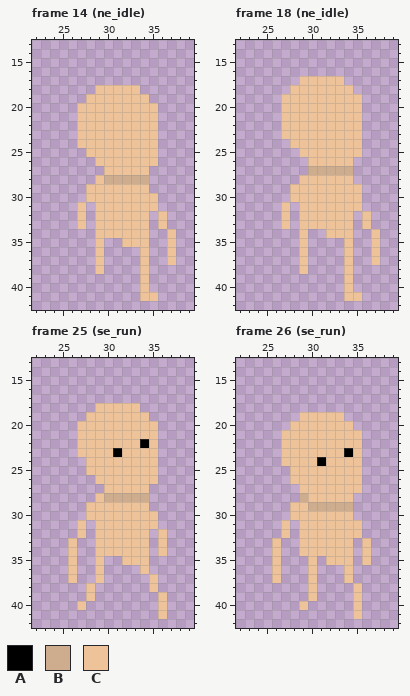
Pixel-art file -- Assets/Sprites/Player/Simple Pete.aseprite. That is the earlier state.
64x64 pixels, 60 frames. Colours within 5 levels of each other are drawn and written as one. Shown: frame 14 (ne_idle): x 22..39, y 13..42; frame 18 (ne_idle): x 22..39, y 13..42; frame 25 (se_run): x 22..39, y 13..42; frame 26 (se_run): x 22..39, y 13..42. The commit also changed other frames, which this record leaves out.
Visible layers, top first: "Head", "Body".
Palette (. is transparent): A #000000  B #cead8f  C #eec39a
Pixels before, frame 14 (ne_idle), first column x 27:
18 ..CCCCC....
19 .CCCCCCC...
20 CCCCCCCCC..
21 CCCCCCCCC..
22 CCCCCCCCC..
23 CCCCCCCCC..
24 CCCCCCCCC..
25 .CCCCCCCC..
26 ..CCCCCCC..
27 ...CCCCC...
28 ..CBBBBB...
29 .CCCCCCC...
30 .CCCCCCCC..
31 C.CCCCCCC..
32 C.CCCCCC.C.
33 C.CCCCCC.C.
34 ..CCCCCC..C
35 ..C..CCC..C
36 ..C....C..C
37 ..C....C..C
38 ..C....C...
39 .......C...
40 .......C...
41 .......CC..
Pixels before, frame 18 (ne_idle), first column x 27:
17 ..CCCCC....
18 .CCCCCCC...
19 CCCCCCCCC..
20 CCCCCCCCC..
21 CCCCCCCCC..
22 CCCCCCCCC..
23 CCCCCCCCC..
24 .CCCCCCCC..
25 ..CCCCCCC..
26 ...CCCCC...
27 ...BBBBB...
28 ..CCCCCC...
29 .CCCCCCCC..
30 .CCCCCCCC..
31 C.CCCCCCC..
32 C.CCCCCC.C.
33 C.CCCCCC.C.
34 ..C..CCC..C
35 ..C....C..C
36 ..C....C..C
37 ..C....C..C
38 ..C....C...
39 .......C...
40 .......C...
41 .......CC..
Pixels before, frame 25 (se_run), first column x 26:
18 ...CCCCC...
19 ..CCCCCCC..
20 .CCCCCCCCC.
21 .CCCCCCCCC.
22 .CCCCCCCAC.
23 .CCCCACCCC.
24 ..CCCCCCCC.
25 ..CCCCCCCC.
26 ...CCCCCCC.
27 ....CCCCC..
28 ...CBBBBB..
29 ..CCCCCCC..
30 ..CCCCCCCC.
31 .C.CCCCCCC.
32 .C.CCCCCC.C
33 C..CCCCCC.C
34 C..CCCCCC.C
35 C..C..CCC..
36 C..C....C..
37 C..C.....C.
38 ..C......C.
39 ..C.......C
40 .C........C
41 ..........C
Pixels before, frame 26 (se_run), first column x 26:
19 ...CCCCC...
20 ..CCCCCCC..
21 .CCCCCCCCC.
22 .CCCCCCCCC.
23 .CCCCCCCAC.
24 .CCCCACCCC.
25 ..CCCCCCCC.
26 ..CCCCCCCC.
27 ...CCCCCCC.
28 ...BCCCCC..
29 ..CCBBBBB..
30 ..CCCCCCC..
31 .C.CCCCCCC.
32 .C.CCCCCCC.
33 C..CCCCCC.C
34 C..CCCCCC.C
35 C...C.CCC.C
36 C...C...C..
37 C...C...C..
38 ....C....C.
39 ....C....C.
40 ...C.....C.
41 .........C.
The result:
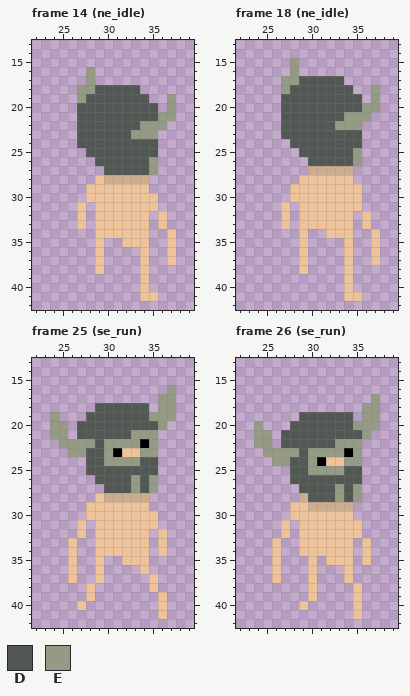
Colours new in this view: D #525854  E #949a84
The edit:
layer "Gear/Head/Iron_Helmet" added
Frame 14 (ne_idle), layer "Gear/Head/Iron_Helmet":
y 16..17: x 28 . -> E
y 18: x 27..33 ..CCCCC -> EEDDDDD
y 19: x 27..34 .CCCCCCC -> EDDDDDDD; x 37 . -> E
y 20: x 27..35 CCCCCCCCC -> DDDDDDDDD; x 37 . -> E
y 21: x 27..37 CCCCCCCCC.. -> DDDDDDDDDEE
y 22: x 27..36 CCCCCCCCC. -> DDDDDDDEEE
y 23: x 27..35 CCCCCCCCC -> DDDDDDEEE
y 24: x 27..35 CCCCCCCCC -> DDDDDDDDD
y 25: x 28..35 CCCCCCCC -> DDDDDDDD
y 26: x 29..35 CCCCCCC -> DDDDDDE
y 27: x 30..35 CCCCC. -> DDDDDE
Frame 18 (ne_idle), layer "Gear/Head/Iron_Helmet":
y 15..16: x 28 . -> E
y 17: x 27..33 ..CCCCC -> EEDDDDD
y 18: x 27..34 .CCCCCCC -> EDDDDDDD; x 37 . -> E
y 19: x 27..35 CCCCCCCCC -> DDDDDDDDD; x 37 . -> E
y 20: x 27..37 CCCCCCCCC.. -> DDDDDDDDDEE
y 21: x 27..36 CCCCCCCCC. -> DDDDDDDEEE
y 22: x 27..35 CCCCCCCCC -> DDDDDDEEE
y 23: x 27..35 CCCCCCCCC -> DDDDDDDDD
y 24: x 28..35 CCCCCCCC -> DDDDDDDD
y 25: x 29..35 CCCCCCC -> DDDDDDE
y 26: x 30..35 CCCCC. -> DDDDDE
Frame 25 (se_run), layer "Gear/Head/Iron_Helmet":
y 16: x 37 . -> E
y 17: x 36..37 .. -> EE
y 18: x 29..34 CCCCC. -> DDDDDD; x 36..37 .. -> EE
y 19: x 24 . -> E; x 28..37 CCCCCCC... -> DDDDDDDEEE
y 20: x 24..25 .. -> EE; x 27..36 CCCCCCCCC. -> DDDDDDDDDE
y 21: x 24..25 .. -> EE; x 27..35 CCCCCCCCC -> DDDDDDEEE
y 22: x 25..33 ..CCCCCCC -> EEEEDEEEE; x 35 C -> E
y 23: x 26..30 .CCCC -> EEDDE; x 34..35 CC -> EE
y 24: x 28..35 CCCCCCCC -> DDEEEEDD
y 25: x 28..35 CCCCCCCC -> DDDDDDDD
y 26: x 29..35 CCCCCCC -> DDDDEDE
y 27: x 30..35 CCCCC. -> DDDEDE
Frame 26 (se_run), layer "Gear/Head/Iron_Helmet":
y 17: x 37 . -> E
y 18: x 36..37 .. -> EE
y 19: x 29..34 CCCCC. -> DDDDDD; x 36..37 .. -> EE
y 20: x 24 . -> E; x 28..37 CCCCCCC... -> DDDDDDDEEE
y 21: x 24..25 .. -> EE; x 27..36 CCCCCCCCC. -> DDDDDDDDDE
y 22: x 24..25 .. -> EE; x 27..35 CCCCCCCCC -> DDDDDDEEE
y 23: x 25..33 ..CCCCCCC -> EEEEDEEEE; x 35 C -> E
y 24: x 26..30 .CCCC -> EEDDE; x 34..35 CC -> EE
y 25: x 28..35 CCCCCCCC -> DDEEEEDD
y 26: x 28..35 CCCCCCCC -> DDDDDDDD
y 27: x 29..35 CCCCCCC -> DDDDEDE
y 28: x 30..35 CCCCC. -> DDDEDE
